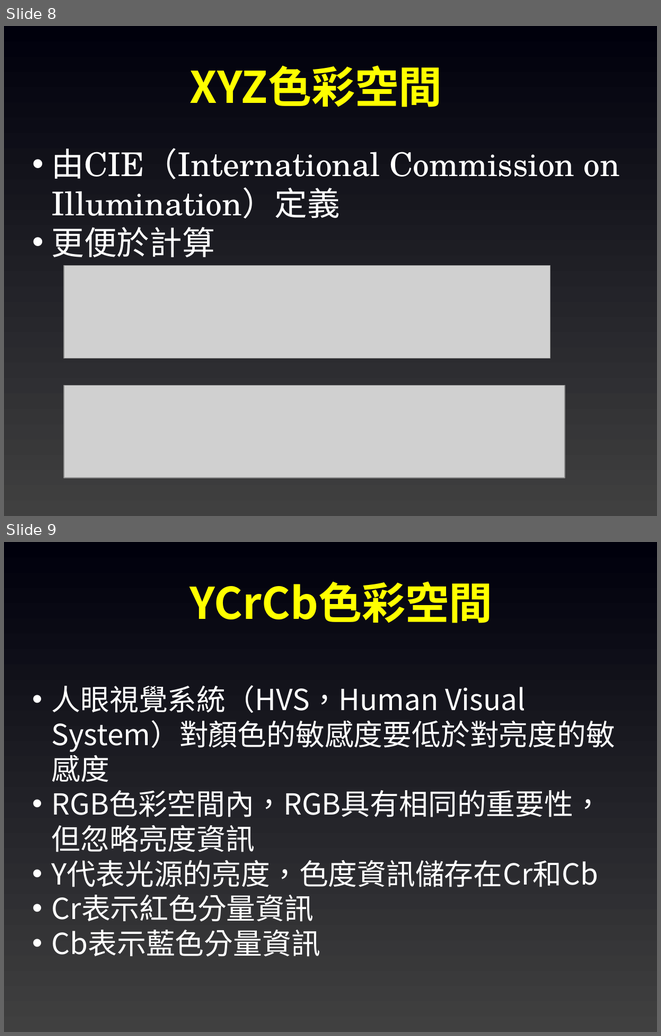
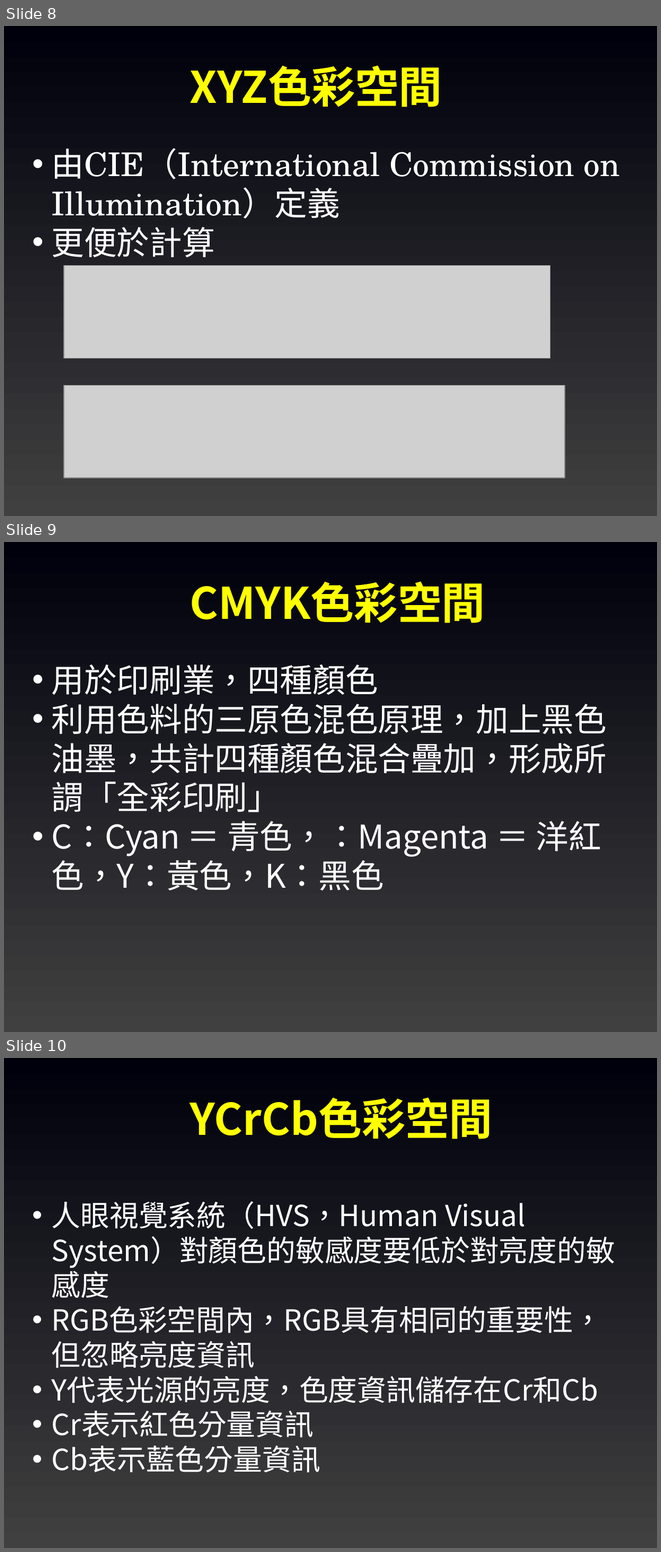
Before and after one commit to joshhu/must_opencv, a slide deck: Slides/04. OpenCV影像處理.pptx. Shown one above the other, each under a label of ours: slides 8 and 9 before the commit, slides 8, 9 and 10 after it. The pictures are 661x1036 and 661x1552 pixels, drawn with LibreOffice and Linux fonts; fonts in the diff are those of the drawing; grey boxes stand for pictures. Boxes give left, top, right and bottom in pixels: in the first picture for what was removed or moved away, otherwise in the second. Text is boxed around its words. In the diff, an @@ line names an element or a change of style, - is before the commit and + after.

```diff
--- a/Slides/04. OpenCV影像處理.pptx
+++ b/Slides/04. OpenCV影像處理.pptx
@@ slide 9 added at [4, 542, 657, 1032], background gradient #404040 to #00000C @@
@@ text added at [190, 581, 485, 623], 48 pt, text #FFFF00, bold @@
+CMYK色彩空間
@@ text added at [52, 664, 607, 890], 36 pt, text #FFFFFF @@
+• 用於印刷業，四種顏色
+• 利用色料的三原色混色原理，加上黑色油墨，共計四種顏色混合疊加，形成所謂「全彩印刷」
+• C：Cyan ＝ 青色，：Magenta ＝ 洋紅色，Y：黃色，K：黑色
@@ what was slide 9 is now slide 10 @@
```
Also in this commit, not shown: 1 slide changed, 5 other files.
